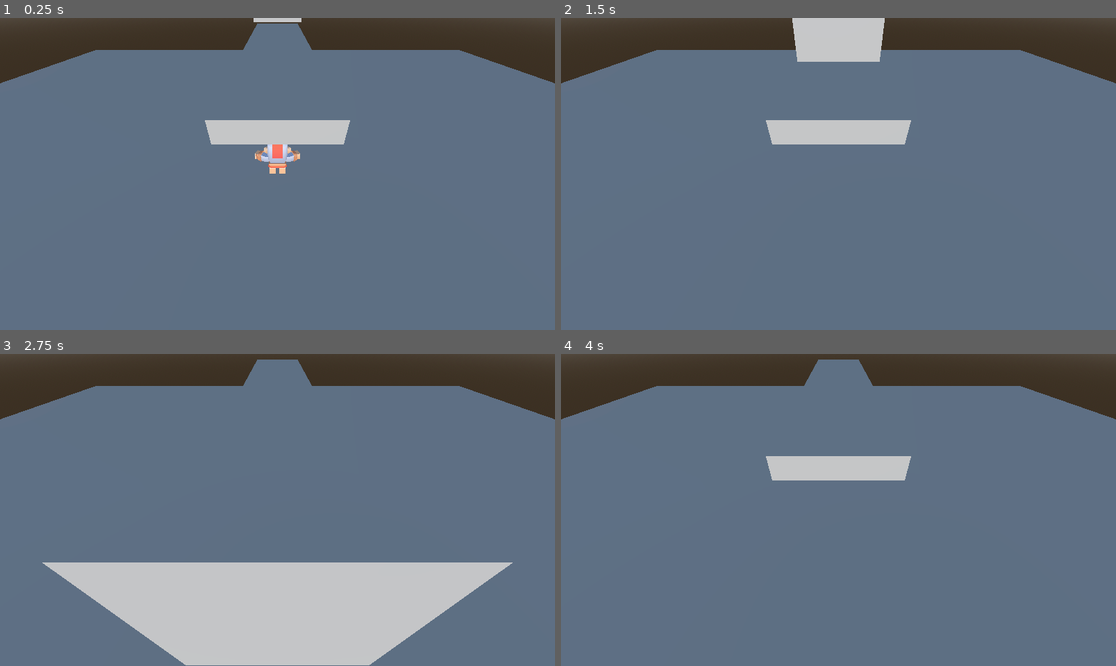
Above: before the commit, frames 1-4 (two rows, left to right).
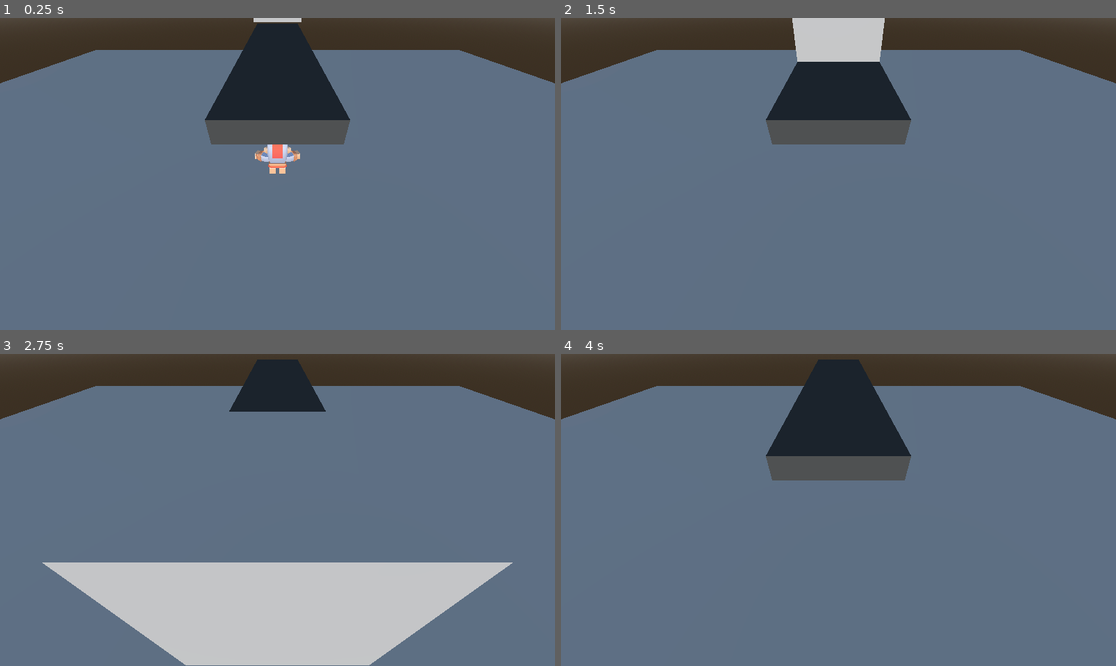
Above: after the commit, the same moments.

Repository: xCISACx/Punchline-Inc
Game: Godot game, scene res://Scenes/main.tscn
Same seed, same stepped clock (60 frames per second), same inputs: the game is played once before the commit and once after it.
Inputs:
- Up to frame 1 (0.25 s): no input
- Up to frame 2 (1.5 s): hold D (move_right) 0.53-1.28 s; hold Down (move_back) from 1.28 s (still down)
- Up to frame 3 (2.75 s): release Down (move_back) at 2.03 s; hold D (move_right) from 2.03 s (still down)
- Up to frame 4 (4 s): release D (move_right) at 2.78 s; hold W (move_forward) 2.78-3.53 s; tap Enter at 3.5 s; hold Left (move_left) from 3.53 s (still down)

The runs differ from the first frame. In frame 1, 7.1% of the frame differs, in the area x 36-64%, y 1-41%; in frame 2, 5.8%; in frame 3, 2.1%; in frame 4, 7.1%.

Commit message:
Re-coloured conveyors

Diff:
--- a/Scenes/conveyor.tscn
+++ b/Scenes/conveyor.tscn
@@ -1,6 +1,9 @@
-[gd_scene load_steps=5 format=3 uid="uid://debj5gi2h341s"]
+[gd_scene load_steps=6 format=3 uid="uid://debj5gi2h341s"]
 
 [ext_resource type="Script" path="res://Scenes/conveyor.gd" id="1_mw1yw"]
+
+[sub_resource type="StandardMaterial3D" id="StandardMaterial3D_x2hbo"]
+albedo_color = Color(0.2, 0.2, 0.2, 1)
 
 [sub_resource type="BoxMesh" id="BoxMesh_m2prq"]
 size = Vector3(1, 0.2, 5)
@@ -20,6 +23,7 @@
 script = ExtResource("1_mw1yw")
 
 [node name="MeshInstance3D" type="MeshInstance3D" parent="."]
+material_override = SubResource("StandardMaterial3D_x2hbo")
 mesh = SubResource("BoxMesh_m2prq")
 skeleton = NodePath("../..")
 
